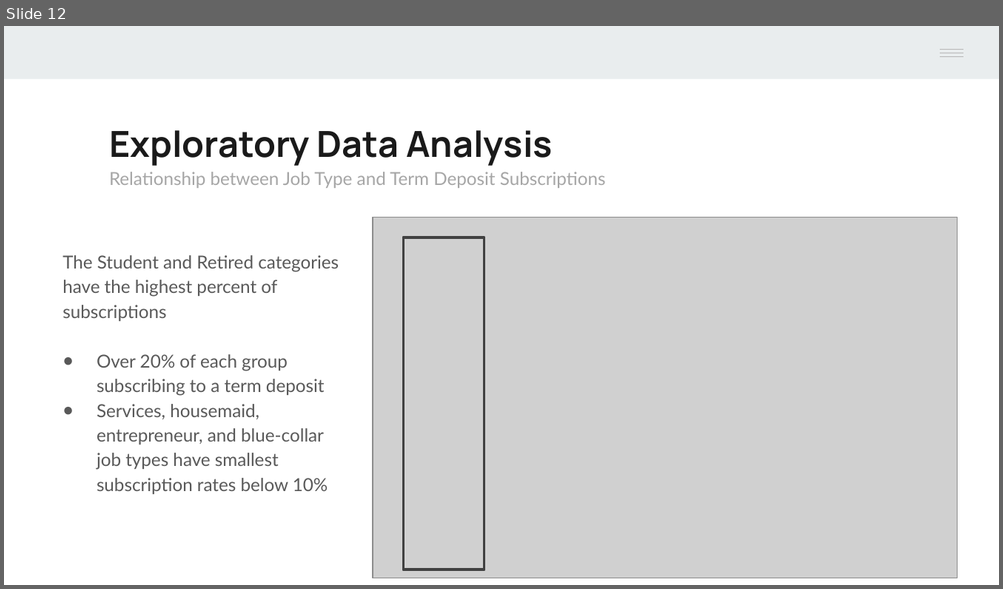
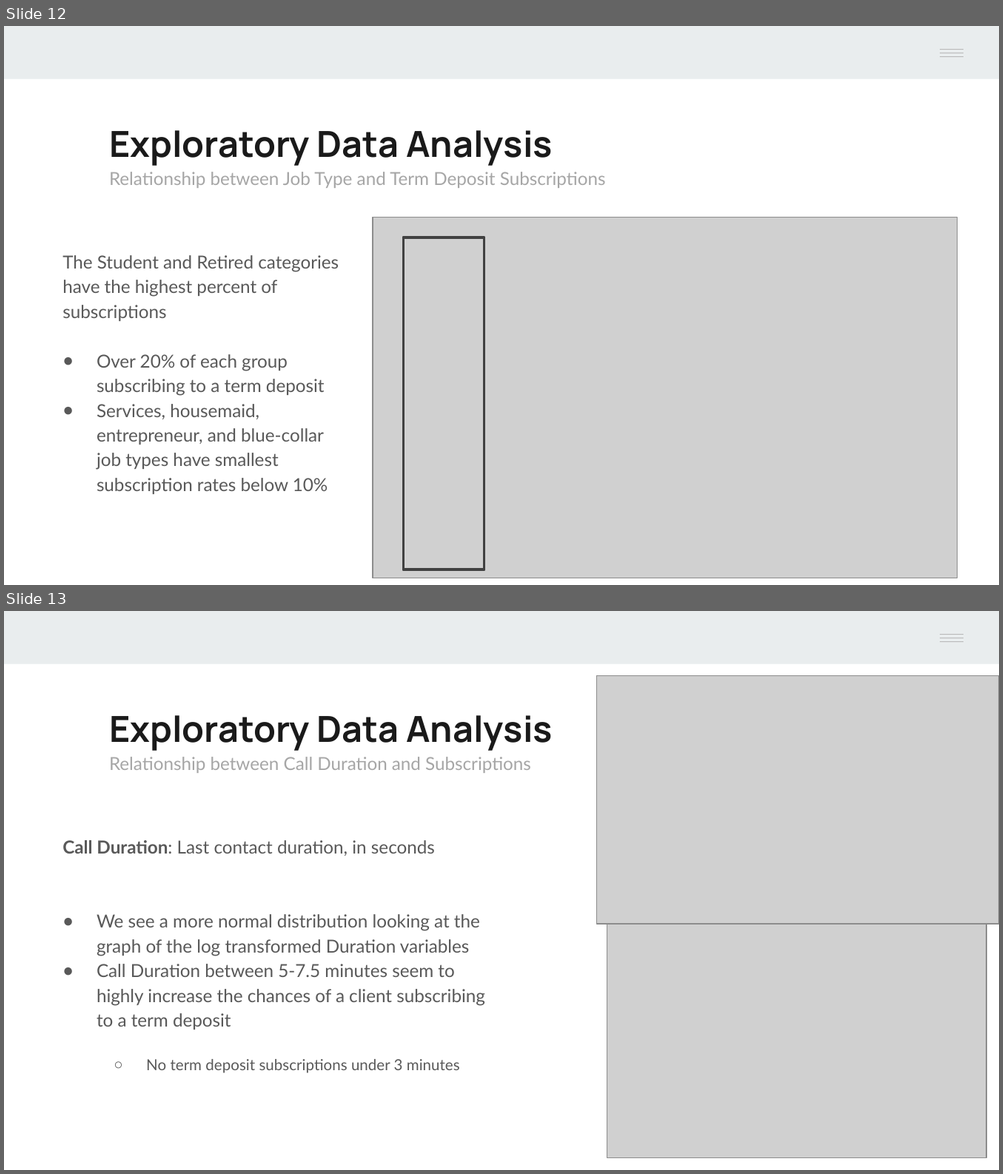
Before and after one commit to Mr-Chang95/Bank-Marketing-Analysis-Logistic-Regression, a slide deck: Project2_Chang_Craus_Yule.pptx. Shown one above the other, each under a label of ours: slide 12 before the commit, slides 12 and 13 after it. The pictures are 1003x589 and 1003x1174 pixels, drawn with LibreOffice and Linux fonts; fonts in the diff are those of the drawing; grey boxes stand for pictures. Boxes give left, top, right and bottom in pixels: in the first picture for what was removed or moved away, otherwise in the second. Text is boxed around its words. In the diff, an @@ line names an element or a change of style, - is before the commit and + after.

```diff
--- a/Project2_Chang_Craus_Yule.pptx
+++ b/Project2_Chang_Craus_Yule.pptx
@@ slide 13 added at [4, 611, 999, 1170], background #FFFFFF; not listed: 5 template elements that a slide beside it also shows @@
@@ picture added at [596, 675, 999, 924] @@
@@ text added at [109, 715, 552, 773], 13 pt, text #A6A6A6 @@
+Exploratory Data Analysis
+Relationship between Call Duration and Subscriptions
@@ text added at [62, 840, 485, 1073], 13 pt, text #595959 @@
+Call Duration: Last contact duration, in seconds
+● We see a more normal distribution looking at the graph of the log transformed Duration variables
+● Call Duration between 5-7.5 minutes seem to highly increase the chances of a client subscribing to a term deposit
+  ○ No term deposit subscriptions under 3 minutes
@@ picture added at [606, 924, 986, 1158] @@
```
Also in this commit, not shown: 10 slides changed, 1 other slide added, 3 slides removed.
